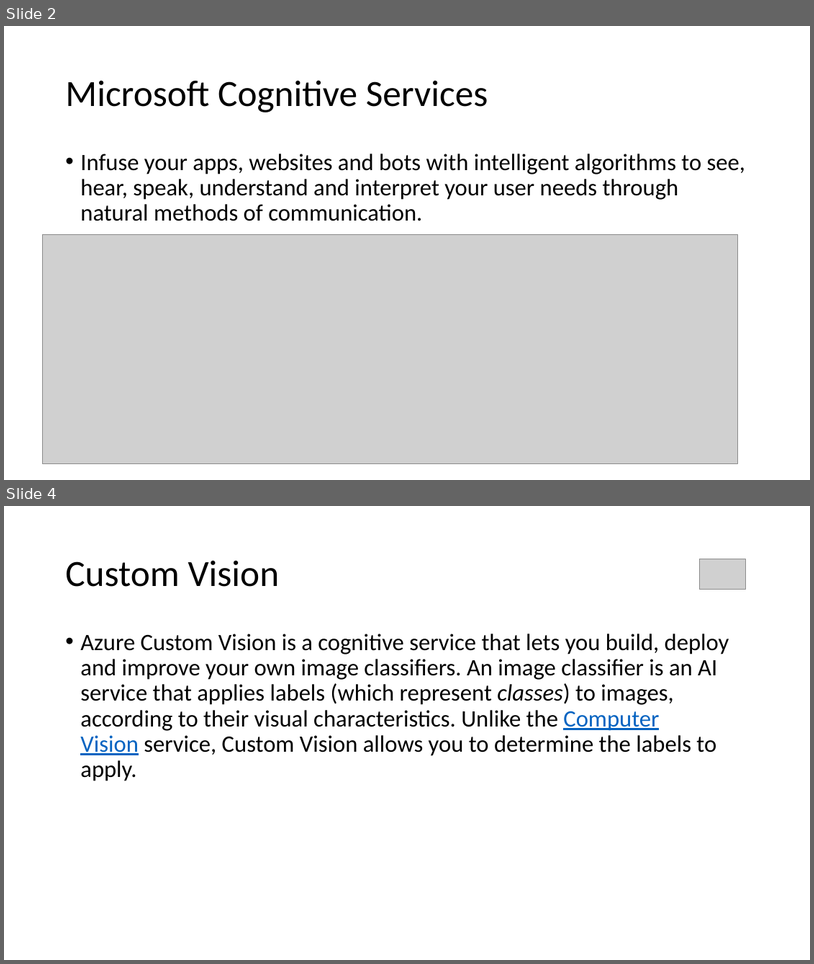
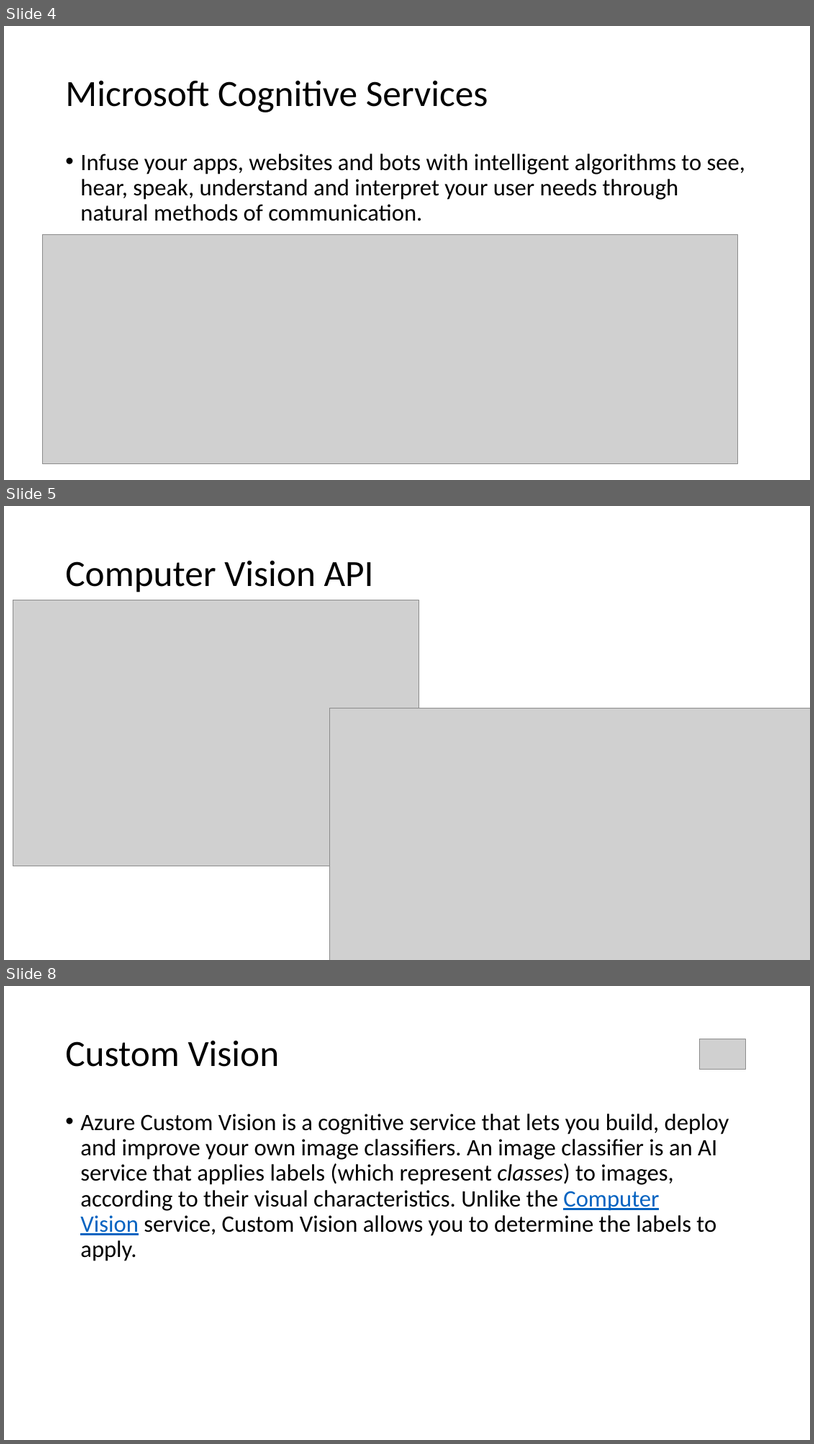
Before and after one commit to morellowhammy/Azure-Cognitive-Services-Angular, a slide deck: Microsoft Cognitive Services and Custom Vision.pptx. Shown one above the other, each under a label of ours: slides 2 and 4 before the commit, slides 4, 5 and 8 after it; the slides between them are not shown. The pictures are 814x964 and 814x1444 pixels, drawn with LibreOffice and Linux fonts; fonts in the diff are those of the drawing; grey boxes stand for pictures. Boxes give left, top, right and bottom in pixels: in the first picture for what was removed or moved away, otherwise in the second. Text is boxed around its words. In the diff, an @@ line names an element or a change of style, - is before the commit and + after.

Commit message:
Added new version of the ppt

```diff
--- a/Microsoft Cognitive Services and Custom Vision.pptx
+++ b/Microsoft Cognitive Services and Custom Vision.pptx
@@ slide 5 added at <box>4,506,810,960</box>, background #FFFFFF @@
@@ title added at <box>65,560,374,592</box>, 44 pt, text #000000 @@
+Computer Vision API
@@ picture added at <box>13,600,419,866</box> @@
@@ picture added at <box>330,708,810,960</box> @@
@@ what was slide 2 is now slide 4 @@
@@ what was slide 4 is now slide 8 @@
```
Also in this commit, not shown: 1 slide changed, 3 other slides added.
